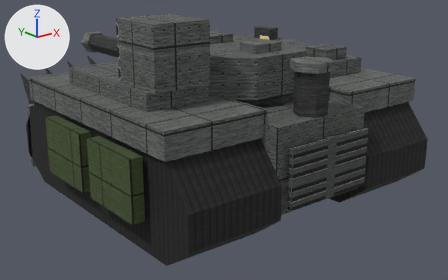
The glTF model art/models/wild_boar.glb as it was, and as the next commit left it.
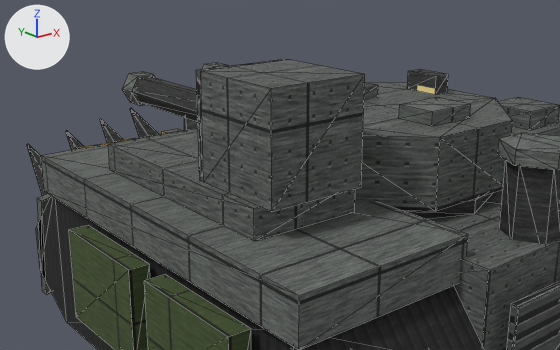
Old and new are each drawn whole from a 50 mm lens placed at (-99.2, -127.2, 61.9), pointed at (5.9, 4.3, 9.3) and again close up from a 50 mm lens placed at (-83.7, -86.8, 63.0), pointed at (-28.9, -18.4, 35.6). The lights are fixed; the arrows at upper left show +X, +Y and +Z. The older version's two pictures come first. The close-ups show mesh edges as thin lines. Where no turn or scale is listed for an object, it has been applied to the vertices. Vertices at exactly the same position are counted once.

Names of what the first close-up shows: 'ablative', 'ablative.001', 'gun', 'hull', 'missile_box', 'missile_face', 'rear_vents', 'skirt', 'stack', 'stack_cap', 'tread', 'tread_deck', 'turret' and 16 more.
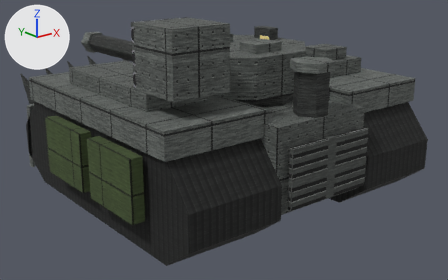
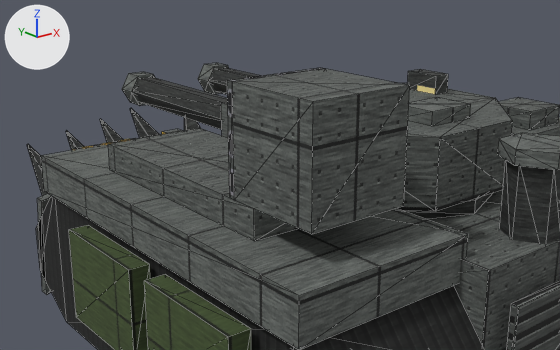
Boxes [x1, y1, x2, y2] around the edits, measured in the close-ups (560 x 350 px):
'missile_box', moved: before [201, 60, 365, 211]; after [232, 69, 410, 234]
'missile_face', moved: before [196, 59, 288, 182]; after [227, 68, 324, 200]

The edits, one by one:
me_missile_box is used by ob_missile_box; location (0.0, 0.0, 0.0).
me_missile_box had 8 vertices, 12 faces and spanned x -33.0..-19.0, y -22.0..-8.2, z 33.0..47.0.
me_missile_box now has 8 vertices, 12 faces and spans x -34.0..-20.0, y -30.0..-16.2, z 33.0..47.0.
me_missile_box part 1: the whole mesh is moved by (-1.0, -8.0, 0.0).
me_missile_face is used by ob_missile_face; location (0.0, 0.0, 0.0).
me_missile_face had 8 vertices, 12 faces and spanned x -33.0..-19.0, y -8.2..-7.2, z 33.0..47.0.
me_missile_face now has 8 vertices, 12 faces and spans x -34.0..-20.0, y -16.2..-15.2, z 33.0..47.0.
me_missile_face part 2: the whole mesh is moved by (-1.0, -8.0, 0.0).
